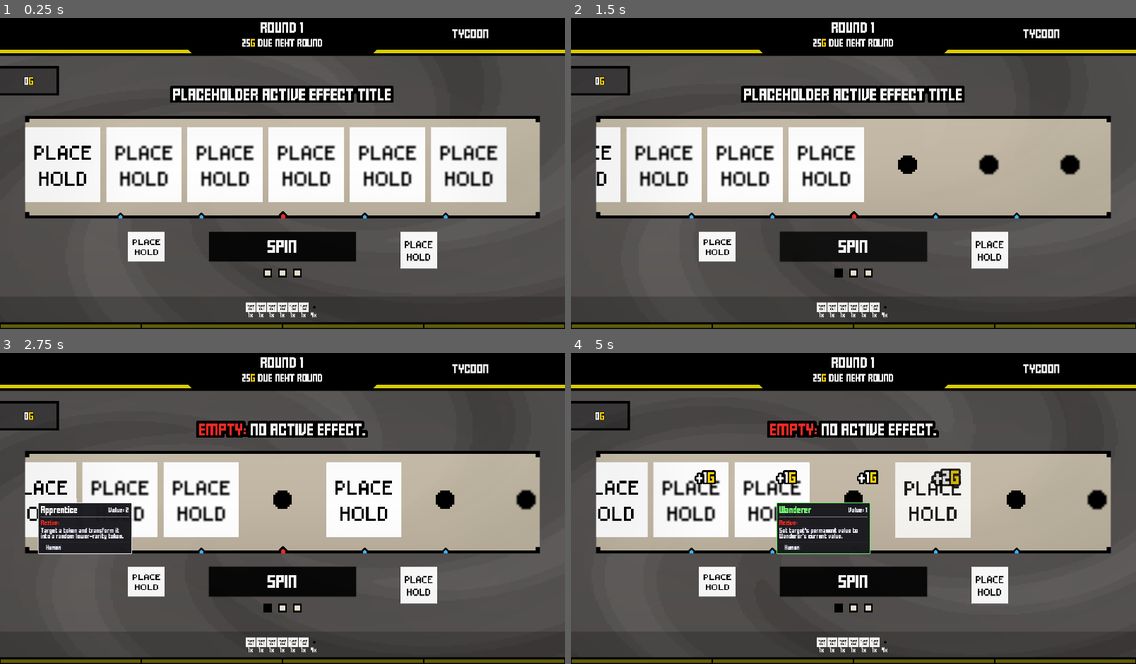
Above: before the commit, frames 1-4 (two rows, left to right).
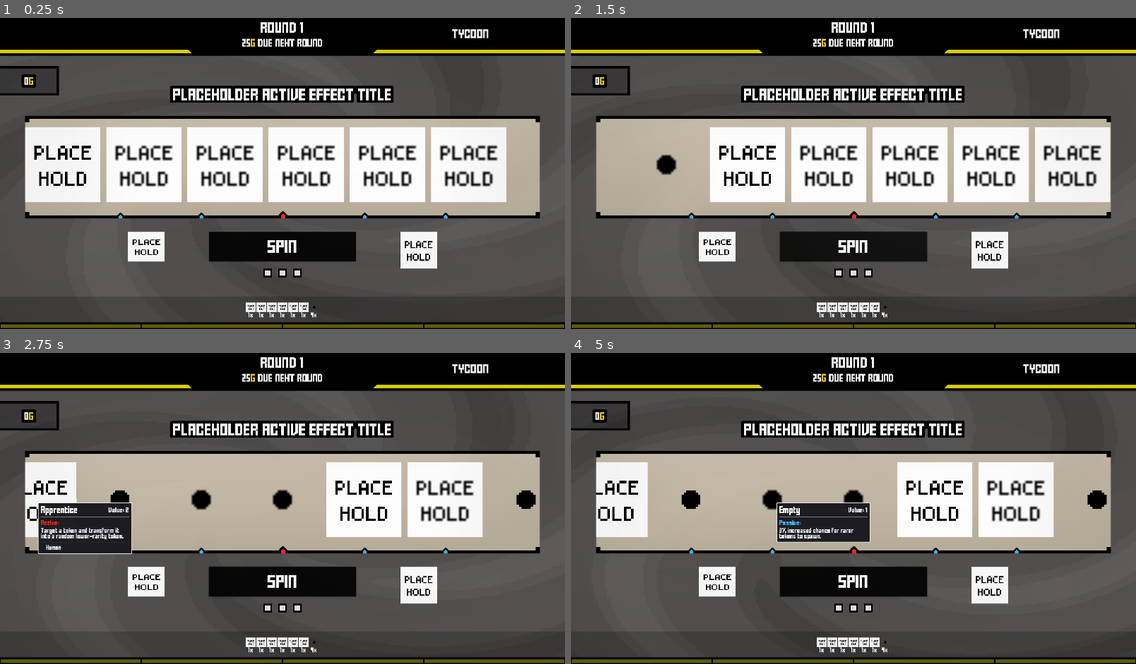
Above: after the commit, the same moments.

Repository: ZhelinWang/one-last-spin
Game: Godot game, scene res://main_ui.tscn
Same seed, same stepped clock (60 frames per second), same inputs: the game is played once before the commit and once after it.
Inputs (mouse positions are in pixels of both pictures, inside the frame that each line leads up to):
- Up to frame 1 (0.25 s): no input
- Up to frame 2 (1.5 s): click "Spin" at 0.5 s; click "Speed up" at 1.25 s
- Up to frame 3 (2.75 s): click (33, 499) at 2.02 s
- Up to frame 4 (5 s): click (610, 499) at 2.77 s; click (689, 499) at 3.52 s; click (774, 499) at 4.27 s

The runs differ from the first frame. In frame 1, less than 0.1% of the frame differs, in the area x 3-7%, y 18-23%; in frame 2, 16%, in the area x 3-96%, y 18-83%; in frame 3, 9.9%; in frame 4, 12%.
Error after the commit: Parse Error: Function "_temporary_neutral_color" has the same name as a previously declared function. (res://coinManager.gd:276)

Commit message:
temporary changes + dynamic passives

Diff:
--- a/abilties/destroySelfPayoutAbility.gd
+++ b/abilties/destroySelfPayoutAbility.gd
@@ -19,6 +19,8 @@
 func build_on_removed_commands(ctx: Dictionary, removed_token: Resource, _source_token: Resource) -> Array:
 	if removed_token == null:
 		return []
+	if ctx is Dictionary and bool(ctx.get("__skip_permanent_commands", false)):
+		return []
 	var val := 0
 	if (removed_token as Object).has_method("get"):
 		var raw = removed_token.get("value")
--- a/abilties/mimicTransformOnAddAbility.gd
+++ b/abilties/mimicTransformOnAddAbility.gd
@@ -28,19 +28,20 @@
 	var pick = candidates[rng.randi_range(0, candidates.size() - 1)]
 	if pick == null:
 		return
-	var clone: Resource = (pick as Resource).duplicate(true)
-	if clone == null:
-		return
-	board_tokens.append(clone)
 	var sr = ctx.get("spin_root") if ctx.has("spin_root") else null
 	if sr == null or not is_instance_valid(sr):
 		return
-	if (sr as Object).has_method("_init_token_base_value"):
-		sr.call("_init_token_base_value", clone)
-	if (sr as Object).has_method("_on_tokens_added_to_inventory"):
-		sr.call_deferred("_on_tokens_added_to_inventory", 1)
+	var base_copy: Resource = (pick as Resource).duplicate(true)
+	if base_copy == null:
+		return
+	var added_variant = sr.call("_insert_token_replacing_empties", base_copy, 1)
+	var added_tokens: Array = []
+	if typeof(added_variant) == TYPE_ARRAY:
+		added_tokens = added_variant
+	else:
+		added_tokens = [base_copy]
 	if (sr as Object).has_method("_apply_on_added_abilities"):
-		sr.call_deferred("_apply_on_added_abilities", [clone])
+		sr.call_deferred("_apply_on_added_abilities", added_tokens)
 	if (sr as Object).has_method("_update_inventory_strip"):
 		sr.call_deferred("_update_inventory_strip")
 	if (sr as Object).has_method("_refresh_inventory_baseline"):
--- a/abilties/rookieAdjacentHigherGainAbility.gd
+++ b/abilties/rookieAdjacentHigherGainAbility.gd
@@ -3,12 +3,81 @@
 
 @export var amount: int = 1
 
-func build_commands(ctx: Dictionary, contribs: Array, source_token: Resource) -> Array:
-    var self_c := _find_self_contrib(contribs, source_token)
-    if self_c.is_empty():
-        return []
-    var self_val := _contrib_value(self_c)
-    for nc in _adjacent_contribs(contribs, self_c):
-        if _contrib_value(nc) > self_val:
-            return [{"op":"permanent_add","target_kind":"self","amount": int(amount), "destroy_if_zero": false}]
-    return []
+func _should_gain(ctx: Dictionary, contrib: Dictionary, source_token: Resource) -> bool:
+	if contrib == null or contrib.is_empty():
+		return false
+
+	# Pull contribs from ctx safely and type them.
+	var contribs_variant: Variant = (ctx.get("__last_contribs") if (ctx is Dictionary) else [])
+	var contribs: Array = (contribs_variant if (contribs_variant is Array) else [])
+
+	if contribs.is_empty():
+		contribs = [contrib]
+
+	var neighbors: Array = _adjacent_contribs(contribs, contrib)
+	if neighbors.is_empty():
+		return false
+
+	var self_val: int = int(_contrib_value(contrib))
+	for nc in neighbors:
+		if (nc is Dictionary) and int(_contrib_value(nc)) > self_val:
+			return true
+	return false
+
+
+func _apply_permanent_gain(ctx: Dictionary, source_token: Resource) -> void:
+	if source_token == null or not (source_token as Object).has_method("set"):
+		return
+
+	var has_spin: bool = (ctx is Dictionary) and ctx.has("spin_index")
+	var spin_idx: int = (int(ctx["spin_index"]) if has_spin else -1)
+
+	var last_spin: int = -999_999
+	if (source_token as Object).has_method("has_meta") and source_token.has_meta("__rookie_last_spin_gain"):
+		last_spin = int(source_token.get_meta("__rookie_last_spin_gain"))
+
+	# Already granted this spin?
+	if has_spin and spin_idx == last_spin:
+		return
+
+	var current: int = 0
+	if (source_token as Object).has_method("get"):
+		var v: Variant = source_token.get("value")
+		if v != null:
+			current = int(v)
+
+	source_token.set("value", current + amount)
+
+	if (source_token as Object).has_method("set_meta"):
+		source_token.set_meta("__rookie_last_spin_gain", spin_idx)
+		source_token.set_meta("base_value", current + amount)
+
+	# Try to refresh any cached baselines on a spin root, if present.
+	var sr: Variant = (ctx.get("spin_root") if ((ctx is Dictionary) and ctx.has("spin_root")) else null)
+	if sr != null and is_instance_valid(sr):
+		if (sr as Object).has_method("_refresh_inventory_baseline"):
+			sr.call_deferred("_refresh_inventory_baseline")
+
+
+func build_steps(ctx: Dictionary, contrib: Dictionary, source_token: Resource) -> Array:
+	if trigger != Trigger.ACTIVE_DURING_SPIN:
+		return []
+	if not _should_gain(ctx, contrib, source_token):
+		return []
+
+	_apply_permanent_gain(ctx, source_token)
+
+	var desc: String = ""
+	if typeof(desc_template) == TYPE_STRING:
+		desc = String(desc_template).strip_edges()
+		if desc.find("%d") != -1:
+			desc = desc % amount
+	if desc == "":
+		desc = "+%d" % amount
+
+	var step: Dictionary = _mk_add_step(int(amount), desc, "ability:%s" % id)
+	return [step]
+
+
+func should_refresh_after_board_change() -> bool:
+	return true
--- a/abilties/tokenAbilities.gd
+++ b/abilties/tokenAbilities.gd
@@ -142,10 +142,10 @@
 	return "any"
 
 func _mk_add(amount: int, desc: String, src: String) -> Dictionary:
-	return {"kind":"add","amount":amount,"factor":1.0,"desc":desc,"source":src}
+	return {"kind":"add","amount":amount,"factor":1.0,"desc":desc,"source":src,"_temporary":true}
 
 func _mk_mult(factor: float, desc: String, src: String) -> Dictionary:
-	return {"kind":"mult","amount":0,"factor":max(factor,0.0),"desc":desc,"source":src}
+	return {"kind":"mult","amount":0,"factor":max(factor,0.0),"desc":desc,"source":src,"_temporary":true}
 
 # Compatibility aliases for abilities that call *_step or make_global_step
 func _mk_add_step(amount: int, desc: String, src: String) -> Dictionary:
@@ -158,7 +158,8 @@
 	return {
 		"kind": kind, "amount": amount, "factor": factor, "desc": desc, "source": src,
 		"target_kind": _tk_to_string(), "target_offset": target_offset,
-		"target_tag": target_tag, "target_name": target_name
+		"target_tag": target_tag, "target_name": target_name,
+		"_temporary": true
 	}
 
 func make_global_step(kind: String, amount: int, factor: float, desc: String, src: String) -> Dictionary:
--- a/coinManager.gd
+++ b/coinManager.gd
@@ -82,6 +82,8 @@
 @export var highlight_flash_in_sec: float = 0.8
 @export var highlight_flash_out_sec: float = 0.8
 @export var highlight_flash_pause_sec: float = 1.5
+@export var temporary_gain_color: Color = Color8(80, 220, 80)
+@export var temporary_loss_color: Color = Color8(220, 80, 80)
 
 var total_active: int = 0
 var total_passive: int = 0
@@ -130,6 +132,11 @@
 const META_ZERO_REPLACED := "__zero_replaced"
 const META_ZERO_REASON := "__zero_reason"
 const ZERO_REPLACEMENT_VALUE := 1
+const TEMP_META_DELTA := "__temp_spin_delta"
+const TEMP_META_COLOR := "__temp_spin_color"
+
+func _temporary_neutral_color() -> Color:
+	return Color(0.92, 0.92, 0.96)
 
 # Next-loot bonus options added by effects (consumed when loot appears)
 var _loot_options_bonus: int = 0
@@ -224,6 +231,7 @@
 func begin_spin() -> void:
 	if _loot_selection_pending or _loot_selection_forced or _target_selection_pending:
 		return
+	_clear_temp_value_meta_all()
 	# Increment the run spin index and refresh UI immediately on button press
 	spin_index += 1
 	_update_spin_counters(false)
@@ -231,6 +239,25 @@
 	# Per-spin highlight scope: clear any recorded effect targets/highlights from prior spins
 	_effect_targets.clear()
 	_kill_active_highlight()
+
+func _clear_temp_value_meta_all() -> void:
+	var arr := _get_inventory_array()
+	if arr is Array:
+		for token in arr:
+			_reset_temp_meta(token)
+
+func _reset_temp_meta(token) -> void:
+	_set_token_temp_meta(token, 0.0)
+
+func _update_token_temp_meta_from_contrib(token, contrib: Dictionary, is_temp: bool) -> void:
+	if token == null or contrib == null:
+		return
+	if not is_temp:
+		_reset_temp_meta(token)
+		return
+	var base_val := int(contrib.get("base", 0))
+	var current_val := _compute_value(contrib)
+	_set_token_temp_meta(token, float(current_val - base_val))
 
 func can_begin_spin() -> bool:
 	return not (_loot_selection_pending or _loot_selection_forced or _target_selection_pending)
@@ -245,6 +272,21 @@
 			sr = scene.find_child("spinRoot", true, false)
 	if sr != null and sr is Object and (sr as Object).has_method("_apply_spin_button_state"):
 		sr.call_deferred("_apply_spin_button_state")
+
+func _temporary_neutral_color() -> Color:
+	return Color(0.92, 0.92, 0.96)
+
+func _set_token_temp_meta(token, delta: float) -> void:
+	if token == null or not (token as Object).has_method("set_meta"):
+		return
+	var color := _temporary_neutral_color()
+	if delta > 0.001:
+		color = temporary_gain_color
+	elif delta < -0.001:
+		color = temporary_loss_color
+	if (token as Object).has_method("set_meta"):
+		token.set_meta(TEMP_META_DELTA, delta)
+		token.set_meta(TEMP_META_COLOR, color)
 
 func play_spin(winner, neighbors: Array, extra_ctx := {}) -> Dictionary:
 
@@ -597,7 +639,7 @@
 				si.call_deferred("set_value", new_val)
 
 		# Popup + shake
-		_play_counting_popup(ctx, c, prev_val, new_val, false)
+		_play_counting_popup(ctx, c, prev_val, new_val, false, stepn)
 
 		if shake_mag > 0.0:
 			if not _is_contrib_zero_replaced(c):
@@ -765,7 +807,7 @@
 		var c: Dictionary = contribs[idx]
 		if _is_contrib_zero_replaced(c):
 			continue
-		_play_counting_popup(ctx, c, prev_vals[k], _compute_value(c), false)
+		_play_counting_popup(ctx, c, prev_vals[k], _compute_value(c), false, {})
 		var shake_mag := float(shake_by_index.get(idx, 0.0))
 		if shake_mag > 0.0:
 			_shake_slot_for_contrib(ctx, c)
@@ -943,7 +985,7 @@
 			return true
 
 # ---------- Counting popup ----------
-func _play_counting_popup(ctx: Dictionary, contrib: Dictionary, from_val: int, to_val: int, is_base: bool) -> void:
+func _play_counting_popup(ctx: Dictionary, contrib: Dictionary, from_val: int, to_val: int, is_base: bool, step_info: Dictionary = {}) -> void:
 	var env := _ensure_popup(ctx, contrib)
 	if env.is_empty():
 		return
@@ -985,21 +1027,31 @@
 
 	var ct := get_tree().create_tween()
 	popup.set_meta("count_tween", ct)
-	var call := Callable(self, "_set_counting_text").bind(env["label"])
+	var color := _temporary_neutral_color()
+	if not is_base and step_info is Dictionary and _is_step_temporary(step_info):
+		var diff := to_val - from_val
+		if diff > 0:
+			color = temporary_gain_color
+		elif diff < 0:
+			color = temporary_loss_color
+	var call := Callable(self, "_set_counting_text").bind(env["label"], color, float(from_val))
 	ct.tween_method(call, float(from_val), float(to_val), count_dur).set_trans(Tween.TRANS_LINEAR)
 
-func _set_counting_text(v: float, target: Node) -> void:
+func _set_counting_text(v: float, target: Node, color: Color, origin: float) -> void:
 	if target == null:
 		return
-	var t := "+%d%s" % [int(round(v)), _gold_bbcode()]
+	var diff := int(round(v - origin))
+	var sign := diff >= 0 ? "+" : ""
+	var t := "%s%d%s" % [sign, diff, _gold_bbcode()]
 	if target is Label:
-		(target as Label).text = t
+		var lbl := target as Label
+		lbl.add_theme_color_override("font_color", color)
+		lbl.text = t
 	elif target is RichTextLabel:
 		var rtl := target as RichTextLabel
-		if rtl.bbcode_enabled:
-			rtl.bbcode_text = t
-		else:
-			rtl.text = t
+		var color_code := color.to_html(false)
+		rtl.bbcode_enabled = true
+		rtl.bbcode_text = "[color=%s]%s[/color]" % [color_code, t]
 
 func _ensure_popup(ctx: Dictionary, contrib: Dictionary) -> Dictionary:
 	var slot := _slot_from_ctx(ctx, int(contrib.offset))
@@ -1389,6 +1441,7 @@
 	if kind == "final_add":
 		logged["final_applied"] = final_applied
 	(c.steps as Array).append(logged)
+	_update_token_temp_meta_from_contrib(c.get("token"), c, _is_step_temporary(step))
 
 func _compute_value(c: Dictionary) -> int:
 	var base: int = int(c.base)
@@ -2775,7 +2828,7 @@
 					continue
 				var pv: int = _compute_value(c2)
 				var nv: int = pv + self_amt
-				_play_counting_popup(ctx, c2, pv, nv, false)
+				_play_counting_popup(ctx, c2, pv, nv, false, {})
 				# Update inline slot value if available
 				var slot2 := _slot_from_ctx(ctx, int(c2.get("offset", 0)))
 				if slot2 != null:
@@ -2877,7 +2930,7 @@
 		var c: Dictionary = contribs[idx]
 		if _is_contrib_zero_replaced(c):
 			continue
-		_play_counting_popup(ctx, c, int(prev_vals[idx]), _compute_value(c), false)
+		_play_counting_popup(ctx, c, int(prev_vals[idx]), _compute_value(c), false, {})
 		var shake_mag := float(shake_by_index.get(idx, 0.0))
 		if shake_mag > 0.0:
 			_shake_slot_for_contrib(ctx, c)
@@ -3134,6 +3187,8 @@
 		out["_stage"] = String(d["_stage"])
 	if d.has("min_value"):
 		out["min_value"] = int(d["min_value"])
+	if d.has("_temporary"):
+		out["_temporary"] = bool(d["_temporary"])
 	return out
 
 # Normalize a "global" step (winner final-phase). Defaults target_kind to "any" if missing.
@@ -3151,6 +3206,14 @@
 	if String(s.get("target_kind", "")).strip_edges() == "":
 		s["target_kind"] = "any"
 	return s
+
+func _is_step_temporary(step: Dictionary) -> bool:
+	if step == null:
+		return false
+	if step.has("_temporary"):
+		return bool(step.get("_temporary", false))
+	var kind := String(step.get("kind", ""))
+	return kind == "add" or kind == "mult"
 
 # Get abilities array from a token/resource if present
 func _get_abilities(obj) -> Array:
@@ -3698,6 +3761,7 @@
 			contrib["delta"] = 0
 			contrib["mult"] = 1.0
 			contrib["steps"] = []
+			_reset_temp_meta(token)
 
 		if token != null and (token as Object).has_method("get"):
 			var val = token.get("value")
@@ -3739,7 +3803,7 @@
 			contrib["steps"] = steps_arr
 			if ctx != null:
 				var from_val := 0 if token_changed else prev_total
-				_play_counting_popup(ctx, contrib, from_val, new_total, token_changed)
+				_play_counting_popup(ctx, contrib, from_val, new_total, token_changed, step_log)
 			_invoke_on_value_changed(ctx, null, contrib, prev_total, new_total, step_log)
 			if true:
 				# Emit signals so listeners (e.g., tooltip highlighter) can refresh mid-spin
@@ -3887,6 +3951,7 @@
 	else:
 		return false
 	log_info["log"] = log
+	_update_token_temp_meta_from_contrib(contrib.get("token"), contrib, kind == "add" or kind == "mult")
 	return changed
 
 func _remove_log_effect(contrib: Dictionary, log: Dictionary) -> bool:
@@ -3898,6 +3963,7 @@
 		if abs(factor) < 0.00001:
 			return false
 		contrib["mult"] = float(contrib.get("mult", 1.0)) / factor
+		_update_token_temp_meta_from_contrib(contrib.get("token"), contrib, true)
 		return true
 	elif kind == "add" or kind == "value_sync":
 		var amount := int(log.get("add_applied", 0))
@@ -3906,16 +3972,19 @@
 		# For value_sync, we only log; do not invert base changes here.
 		if kind == "add":
 			contrib["delta"] = int(contrib.get("delta", 0)) - amount
+		_update_token_temp_meta_from_contrib(contrib.get("token"), contrib, kind == "add")
 		return true
 	elif kind == "final_add":
 		var before_state = log.get("before", {})
 		if before_state is Dictionary and before_state.has("val"):
 			_set_contrib_final_value(contrib, int(before_state.get("val", _compute_value(contrib))))
+			_update_token_temp_meta_from_contrib(contrib.get("token"), contrib, false)
 			return true
 		var final_applied := int(log.get("final_applied", 0))
 		if final_applied != 0:
 			var target: int = max(_compute_value(contrib) - final_applied, 0)
 			_set_contrib_final_value(contrib, target)
+			_update_token_temp_meta_from_contrib(contrib.get("token"), contrib, false)
 			return true
 		return false
 	return false
@@ -4136,6 +4205,7 @@
 	var inst: Resource = (rep as Resource).duplicate(true)
 	_init_token_base_value(inst)
 	_ensure_token_uid(inst)
+	_reset_temp_meta(inst)
 	# Optional: set incoming value and preserve tags
 	if inst.has_method("set") and set_value >= 0:
 		var clamped: int = max(1, int(set_value))
--- a/tokens/Villains/extortionist.tres
+++ b/tokens/Villains/extortionist.tres
@@ -1,15 +1,14 @@
-[gd_resource type="Resource" script_class="TokenLootData" load_steps=7 format=3]
+[gd_resource type="Resource" script_class="TokenLootData" load_steps=6 format=3 uid="uid://csn8iib7af3sd"]
 
-[ext_resource type="Script" path="res://tokens/tokenData.gd" id="1_token"]
-[ext_resource type="Script" path="res://abilties/tokenAbilities.gd" id="2_abilities"]
-[ext_resource type="Script" path="res://abilties/stealPermanentAbility.gd" id="3_steal"]
-[ext_resource type="Texture2D" path="res://placehold.jpg" id="4_icon"]
+[ext_resource type="Script" uid="uid://2lqsh3g3xqag" path="res://tokens/tokenData.gd" id="1_token"]
+[ext_resource type="Script" uid="uid://cc88rmbau7nxl" path="res://abilties/tokenAbilities.gd" id="2_abilities"]
+[ext_resource type="Script" uid="uid://dwak3r30fea4t" path="res://abilties/stealPermanentAbility.gd" id="3_steal"]
+[ext_resource type="Texture2D" uid="uid://dcrsbubbw58pl" path="res://placehold.jpg" id="4_icon"]
 
 [sub_resource type="Resource" id="A_steal4"]
 script = ExtResource("3_steal")
 amount = 4
 id = "extortionist_steal_four"
-trigger = 0
 
 [resource]
 script = ExtResource("1_token")
--- a/tokens/Villains/rookie.tres
+++ b/tokens/Villains/rookie.tres
@@ -1,21 +1,18 @@
-[gd_resource type="Resource" script_class="TokenLootData" load_steps=7 format=3]
+[gd_resource type="Resource" script_class="TokenLootData" load_steps=6 format=3 uid="uid://cb2mtkd2tot0h"]
 
-[ext_resource type="Script" path="res://tokens/tokenData.gd" id="1_token"]
-[ext_resource type="Script" path="res://abilties/tokenAbilities.gd" id="2_abilities"]
-[ext_resource type="Script" path="res://abilties/rookieAdjacentHigherGainAbility.gd" id="3_gain"]
-[ext_resource type="Texture2D" path="res://placehold.jpg" id="4_icon"]
+[ext_resource type="Script" uid="uid://2lqsh3g3xqag" path="res://tokens/tokenData.gd" id="1_token"]
+[ext_resource type="Script" uid="uid://cc88rmbau7nxl" path="res://abilties/tokenAbilities.gd" id="2_abilities"]
+[ext_resource type="Script" uid="uid://dyawsp08md1ts" path="res://abilties/rookieAdjacentHigherGainAbility.gd" id="3_gain"]
+[ext_resource type="Texture2D" uid="uid://dcrsbubbw58pl" path="res://placehold.jpg" id="4_icon"]
 
 [sub_resource type="Resource" id="A_gain"]
 script = ExtResource("3_gain")
-amount = 1
 id = "rookie_gain_if_adjacent_higher"
 
 [resource]
 script = ExtResource("1_token")
 name = "Rookie"
-rarity = "common"
 icon = ExtResource("4_icon")
-value = 1
 tags = PackedStringArray("Villain")
 abilities = Array[ExtResource("2_abilities")]([SubResource("A_gain")])
-passiveDescription = "If adjacent token has higher value, gain +1 permanently."
+passiveDescription = "If an adjacent token has higher value, gain +1 permanently."
--- a/tokens/empty.tres
+++ b/tokens/empty.tres
@@ -9,5 +9,5 @@
 name = "Empty"
 icon = ExtResource("1_ap2sj")
 tags = PackedStringArray()
-passiveDescription = "3% increased chance for rarer tokens to spawn"
+passiveDescription = "3% increased chance for rarer tokens to spawn."
 metadata/_custom_type_script = "uid://2lqsh3g3xqag"
--- a/tooltipUI/tokenTooltip.gd
+++ b/tooltipUI/tokenTooltip.gd
@@ -3,6 +3,8 @@
 
 @export var pixel_font: FontFile   # Optional: assign a pixel/bitmap font in Inspector
 @export var base_only: bool = false
+@export var temp_gain_color: Color = Color8(80, 220, 80)
+@export var temp_loss_color: Color = Color8(220, 80, 80)
 
 const ACTIVE_TITLE_COLOR := Color8(246, 44, 37)    # #f62c25
 const PASSIVE_TITLE_COLOR := Color8(66, 182, 255)  # #42b6ff
@@ -132,19 +134,35 @@
 			elif data.has_meta("base_value"):
 				base_val = int(data.get_meta("base_value"))
 
+	var neutral := Color(0.92, 0.92, 0.96)
+	var temp_delta: float = 0.0
+	var temp_color := neutral
+	var has_temp := false
+	if data != null and data is Object and (data as Object).has_method("has_meta"):
+		if data.has_meta("__temp_spin_delta"):
+			temp_delta = float(data.get_meta("__temp_spin_delta"))
+			if abs(temp_delta) > 0.001:
+				has_temp = true
+		if data.has_meta("__temp_spin_color"):
+			var col = data.get_meta("__temp_spin_color")
+			if col is Color:
+				temp_color = col
 	if base_only:
 		_value_label.text = "Value: %d" % base_val
-		_value_label.add_theme_color_override("font_color", Color(0.92, 0.92, 0.96))
+		_value_label.add_theme_color_override("font_color", neutral)
 	else:
-		_value_label.text = "Value: %d" % curr_val
-		# Color-code permanent deltas: green when increased, red when decreased; default neutral
-		var neutral := Color(0.92, 0.92, 0.96)
-		if curr_val > base_val:
-			_value_label.add_theme_color_override("font_color", Color8(60, 200, 60))
-		elif curr_val < base_val:
-			_value_label.add_theme_color_override("font_color", Color8(220, 60, 60))
+		if has_temp:
+			var temp_str := "%+d" % int(round(temp_delta))
+			_value_label.text = "Value: %d (%s)" % [curr_val, temp_str]
+			_value_label.add_theme_color_override("font_color", temp_color)
 		else:
-			_value_label.add_theme_color_override("font_color", neutral)
+			_value_label.text = "Value: %d" % curr_val
+			if curr_val > base_val:
+				_value_label.add_theme_color_override("font_color", temp_gain_color)
+			elif curr_val < base_val:
+				_value_label.add_theme_color_override("font_color", temp_loss_color)
+			else:
+				_value_label.add_theme_color_override("font_color", neutral)
 
 	# Rarity via color only (no rarity text)
 	var rare_col := data.get_color()
